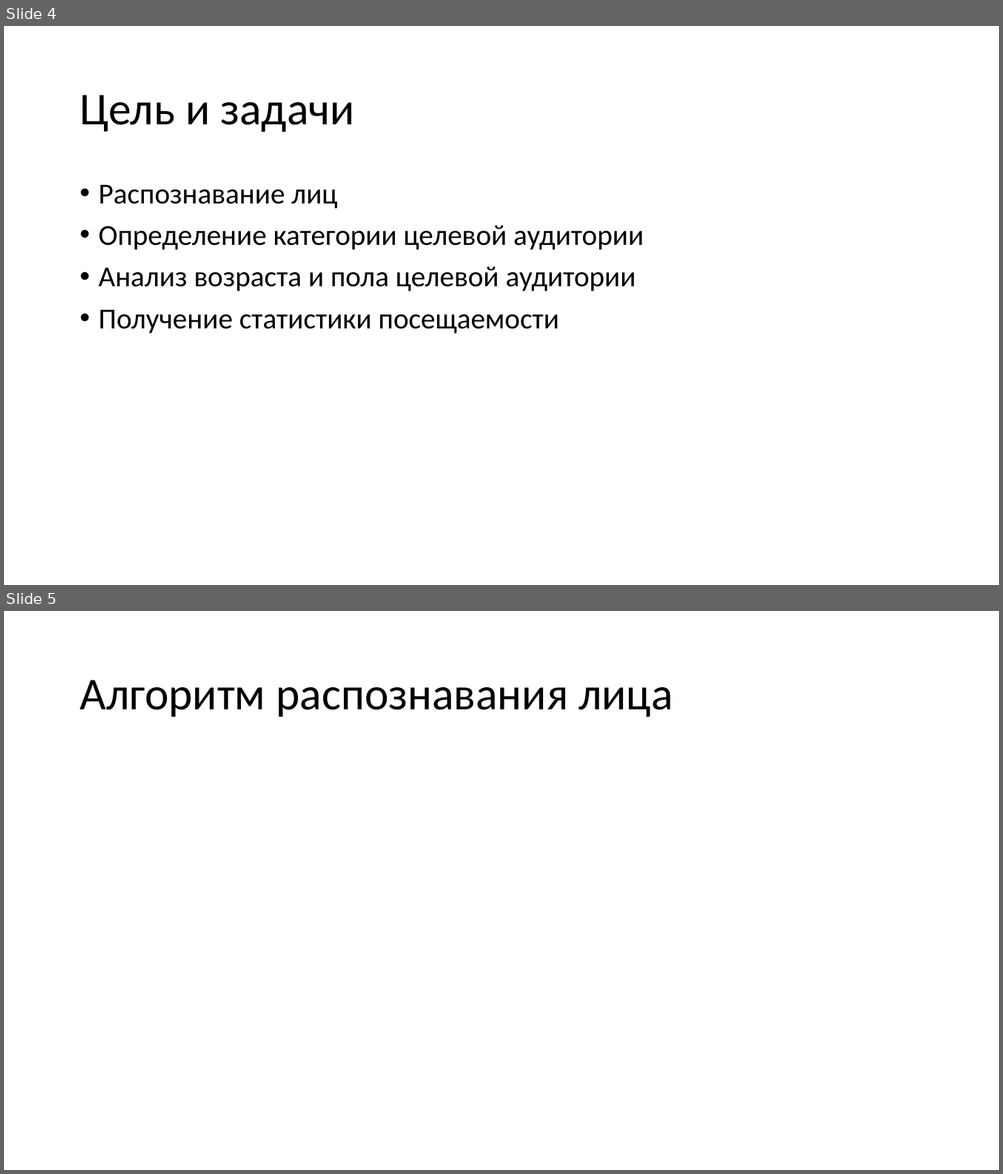
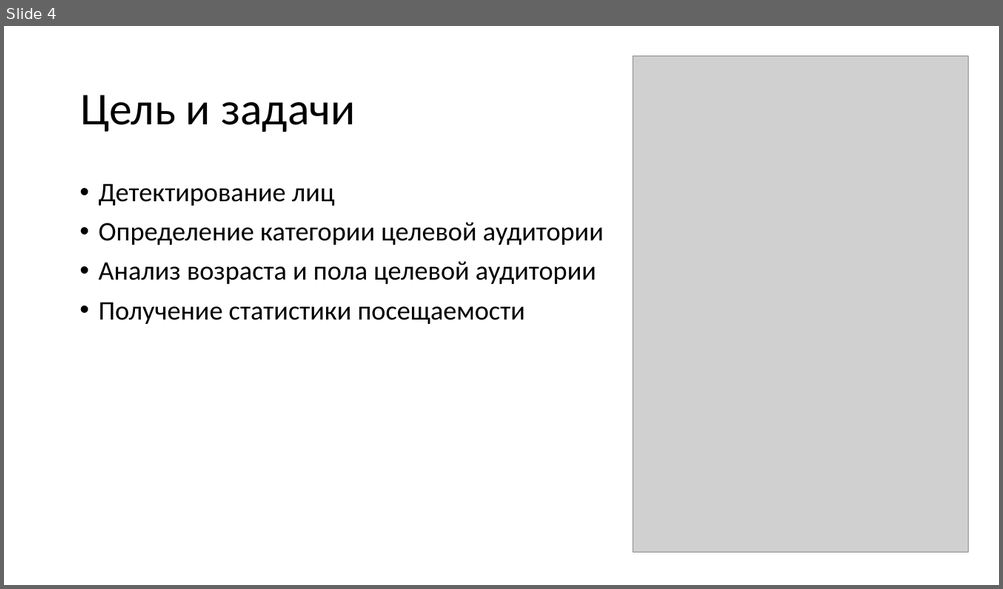
Before and after one commit to vadikko2/Hack_university, a slide deck: Hack_present.pptx. Shown one above the other, each under a label of ours: slides 4 and 5 before the commit, slide 4 after it. The pictures are 1003x1174 and 1003x589 pixels, drawn with LibreOffice and Linux fonts; fonts in the diff are those of the drawing; grey boxes stand for pictures. Boxes give left, top, right and bottom in pixels: in the first picture for what was removed or moved away, otherwise in the second. Text is boxed around its words. In the diff, an @@ line names an element or a change of style, - is before the commit and + after.

```diff
--- a/Hack_present.pptx
+++ b/Hack_present.pptx
@@ slide 5 removed at [4, 611, 999, 1170], background #FFFFFF @@
@@ title removed at [79, 680, 672, 717] @@
-Алгоритм распознавания лица
@@ slide 4 changed as well @@
@@ picture added at [632, 56, 968, 553] @@
@@ text at [99, 184, 335, 206]: text changed; size 28 to 25.9 pt @@
-• Распознавание лиц
+• Детектирование лиц
@@ text at [99, 222, 603, 324]: size 28 to 25.9 pt in "Определение категории целевой аудитории", "Анализ возраста и пола целевой аудитории", "Получение статистики посещаемости" @@
```
Also in this commit, not shown: 4 other slides changed, 1 slide added, 2 other slides removed, 2 other files.
